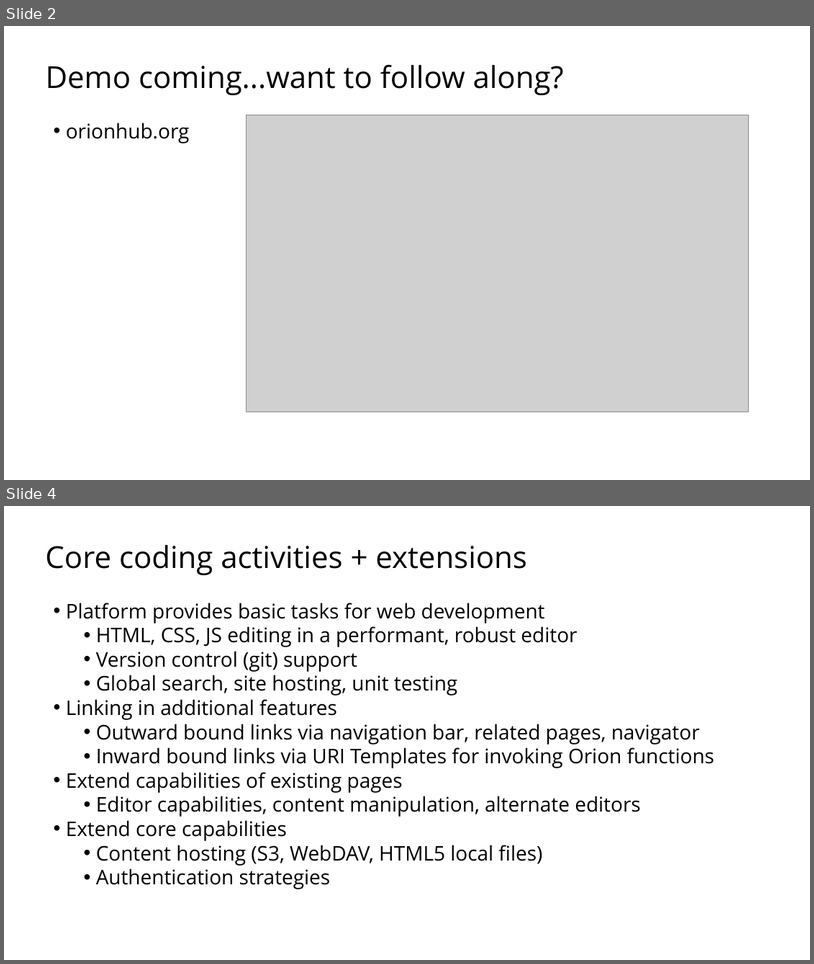
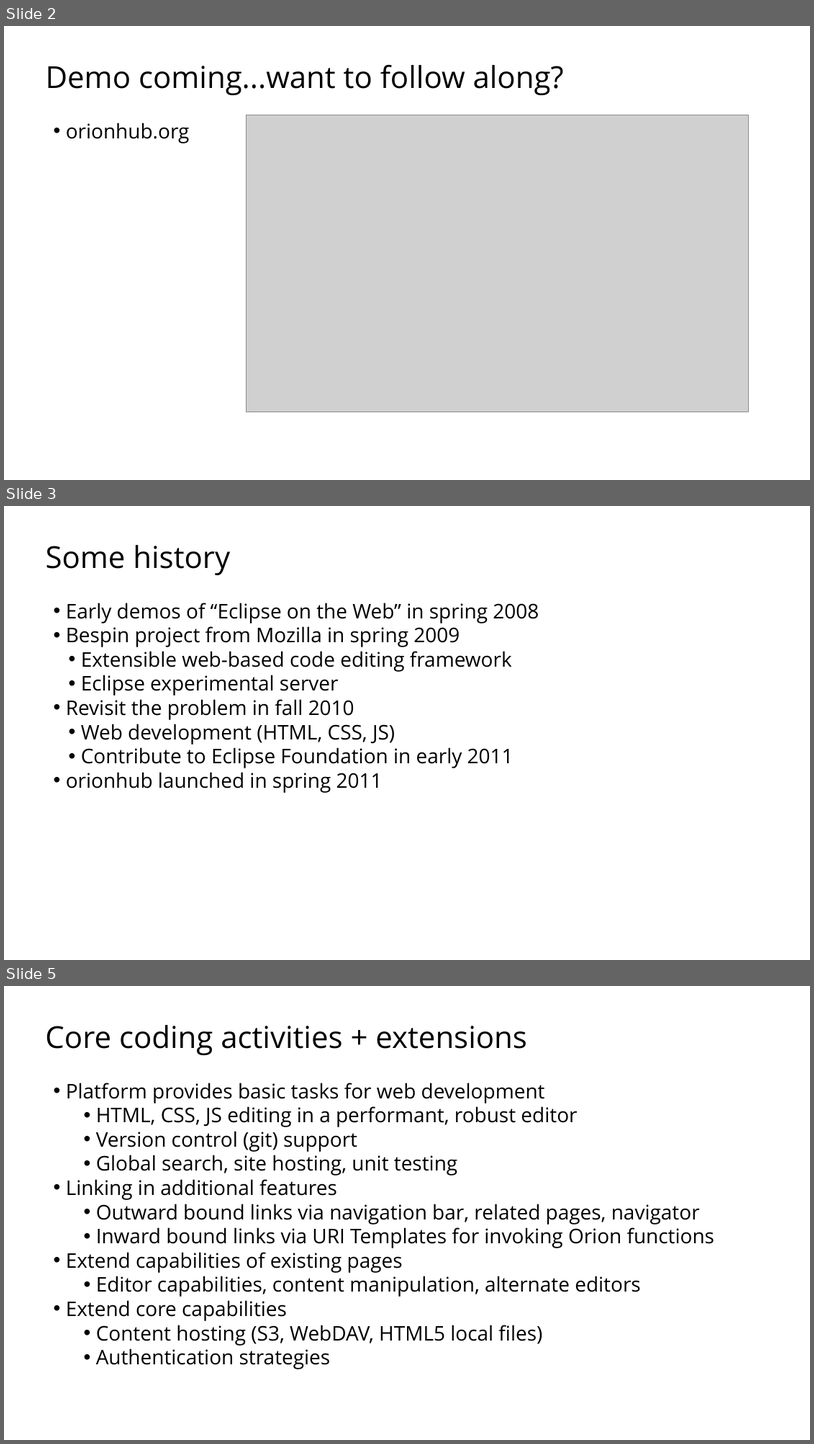
Before and after one commit to sfmccourt/oscon, a slide deck: osconorion.odp. Shown one above the other, each under a label of ours: slides 2 and 4 before the commit, slides 2, 3 and 5 after it; the slides between them are not shown. The pictures are 814x964 and 814x1444 pixels, drawn with LibreOffice and Linux fonts; fonts in the diff are those of the drawing; grey boxes stand for pictures; background and template pictures are left out. Boxes give left, top, right and bottom in pixels: in the first picture for what was removed or moved away, otherwise in the second. Text is boxed around its words. In the diff, an @@ line names an element or a change of style, - is before the commit and + after.

```diff
--- a/osconorion.odp
+++ b/osconorion.odp
@@ slide 3 added at (x1=4, y1=506, x2=810, y2=960), background picture (left out) @@
@@ text added at (x1=46, y1=545, x2=539, y2=793), 48 pt, text #000000 @@
+Some history
+  • Early demos of “Eclipse on the Web” in spring 2008
+  • Bespin project from Mozilla in spring 2009
+    • Extensible web-based code editing framework
+    • Eclipse experimental server
+  • Revisit the problem in fall 2010
+    • Web development (HTML, CSS, JS)
+    • Contribute to Eclipse Foundation in early 2011
+  • orionhub launched in spring 2011
@@ what was slide 4 is now slide 5 @@
```
Also in this commit, not shown: 3 slides changed.
